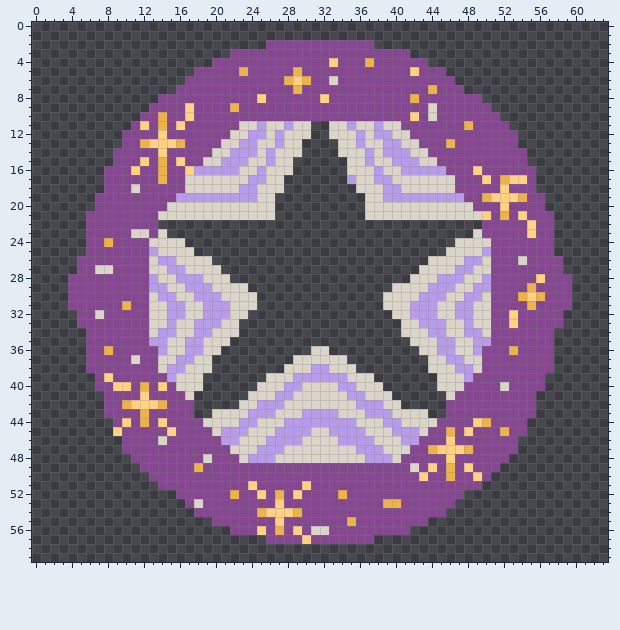
A pixel-art file gets an edit: melon-jam/fonts/timer-remodel.aseprite. The picture above is the old version.
64x60 pixels, 1 frame.
After:
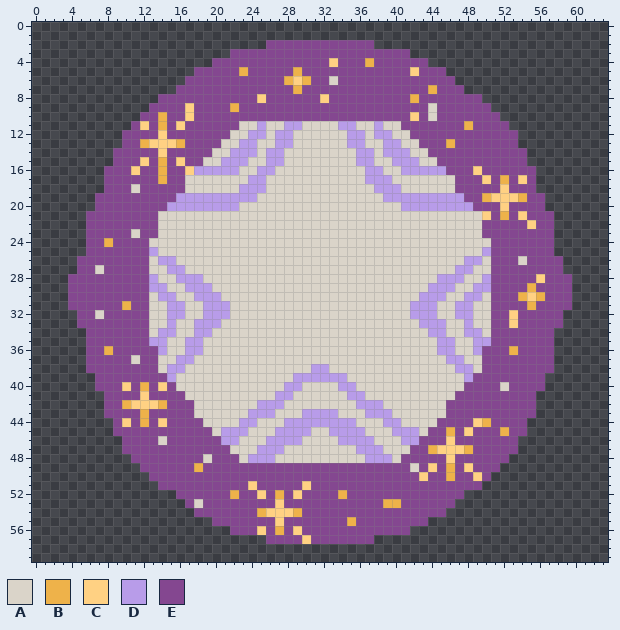
Palette (. is transparent): A #dad4c9  B #eeb24a  C #ffd183  D #b89ce9  E #844790
The exact change:
@@ x 0..63 @@
 10 ............EEBEECEEEEEEEEEEEEEEEEEEEEEEEECEAEEEEEEE............
-11 ...........ECEBECEEEEEEAADAADAA..AADAADAAEEEEEEEBEEEE...........
-12 ..........EEEECEEEEEEEAADDADAAA..AAADADDAAEEEEEEEEEEEE..........
-13 ..........EEBCCCBEEEEAADDAADAA....AADAADDAAEEEBEEEEEEE..........
-14 .........EEEEECEEEEEAADDDADAAA....AAADADDDAAEEEEEEEEEEE.........
-15 .........EEECEBECEEAADDDAADAA......AADAADDDAAEEEEEEEEEE.........
-16 ........EEECEEBEECDDDDDAADAAA......AAADAADDDDDEEECEEEEEE........
-17 ........EEEEEEBEEAAAAAAADDAA.......DAADDAAAAAAAEEECEBCCE........
-18 ........EEEAEEEEEAAAAAADDAAA........AAADDAAAAAAEEEEECEEE........
-19 .......EEEEEEEEEDDDDDDDDDAA..........AADDDDDDDDDEEBCCCBEE.......
-20 .......EEEEEEEEAAAAAAAAAAAA..........AAAAAAAAAAAAEEECEEEE.......
-21 ......EEEEEEEEAAAAAAAAAAAAA..........AAAAAAAAAAAAACEBECEEE......
-22 ......EEEEEEEE....................................EEEEECEE......
-23 ......EEEEEAAEA..................................AEEEEECEE......
-24 ......EEBEEEEAAAA..............................AAAAEEEEEEE......
-25 ......EEEEEEEDAAAA............................AAAADEEEEEEE......
-26 .....EEEEEEEEADDAAAA........................AAAADDAEEEAEEEE.....
-27 .....EEAAEEEEAADDAAAA......................AAAADDAAEEEEEEEE.....
-28 ....EEEEEEEEEDAADDDAAA....................AAADDDAADEEEEECEEE....
-29 ....EEEEEEEEEDDAADDDAAAA................AAAADDDAADDEEEEBEEEE....
-30 ....EEEEEEEEEADDAADDDAAAA..............AAAADDDAADDAEEEBCBEEE....
-31 ....EEEEEEBEEAADDAADDDAAA..............AAADDDAADDAAEEEEBEEEE....
-32 .....EEAEEEEEAADDAADDDAA................AADDDAADDAAEECEEEEE.....
-33 .....EEEEEEEEAADAADDDAA..................AADDDAADAAEECEEEEE.....
-34 ......EEEEEEEADDAADDAAA..................AAADDAADDAEEEEEEE......
-35 ......EEEEEEEDDAADDAAA....................AAADDAADDEEEEEEE......
-36 ......EEBEEEEEDAADDAA..........AA..........AADDAADEEEBEEEE......
-37 ......EEEEEAEEAADDAA.........AAAAAA.........AADDAAEEEEEEEE......
-38 ......EEEEEEEEADDAAA........AAADDAAA........AAADDAEEEEEEEE......
-39 .......ECEEEEEEDAAA.......AAADDDDDDAAA.......AAADEEEEEEEE.......
-40 .......EECCEBECEAAA......AAADDAAAADDAAA......AAAEEEEAEEEE.......
-41 ........EEEECEEEEA......AAADDAAAAAADDAAA......AEEEEEEEEE........
-42 ........EEBCCCBEEE.....AADDDAAAAAAAADDDAA.....EEEEEEEEEE........
-43 ........EEEEBEEEEE..AAAADDDAAADDDDAAADDDAAAA..EEEEEEEEEE........
+11 ...........ECEBECEEEEEEAADAADDAAAADDAADAAEEEEEEEBEEEE...........
+12 ..........EEEECEEEEEEEAADDADDAAAAAADDADDAAEEEEEEEEEEEE..........
+13 ..........EEBCCCBEEEEAADDAADDAAAAAADDAADDAAEEEBEEEEEEE..........
+14 .........EEEEECEEEEEAADDDADDAAAAAAAADDADDDAAEEEEEEEEEEE.........
+15 .........EEECEBECEEAADDDAADDAAAAAAAADDAADDDAAEEEEEEEEEE.........
+16 ........EEECEEBEECDDDDDAADDAAAAAAAAAADDAADDDDDEEECEEEEEE........
+17 ........EEEEEEBEEAAAAAAADDAAAAAAAAAAADDDAAAAAAAEEECEBECE........
+18 ........EEEAEEEEEAAAAAADDDAAAAAAAAAAAADDDAAAAAAEEEEECEEE........
+19 .......EEEEEEEEEDDDDDDDDDAAAAAAAAAAAAAADDDDDDDDDEEBCCCBEE.......
+20 .......EEEEEEEEDDDDDDDDAAAAAAAAAAAAAAAAAADDDDDDDDEEECEEEE.......
+21 ......EEEEEEEEAAAAAAAAAAAAAAAAAAAAAAAAAAAAAAAAAAAACEBECEEE......
+22 ......EEEEEEEEAAAAAAAAAAAAAAAAAAAAAAAAAAAAAAAAAAAAEEEEECEE......
+23 ......EEEEEAEEAAAAAAAAAAAAAAAAAAAAAAAAAAAAAAAAAAAAEEEEEEEE......
+24 ......EEBEEEEAAAAAAAAAAAAAAAAAAAAAAAAAAAAAAAAAAAAAAEEEEEEE......
+25 ......EEEEEEEDAAAAAAAAAAAAAAAAAAAAAAAAAAAAAAAAAAAADEEEEEEE......
+26 .....EEEEEEEEADDAAAAAAAAAAAAAAAAAAAAAAAAAAAAAAAADDAEEEAEEEE.....
+27 .....EEAEEEEEAADDAAAAAAAAAAAAAAAAAAAAAAAAAAAAAADDAAEEEEEEEE.....
+28 ....EEEEEEEEEDAADDDAAAAAAAAAAAAAAAAAAAAAAAAAADDDAADEEEEECEEE....
+29 ....EEEEEEEEEDDAADDDAAAAAAAAAAAAAAAAAAAAAAAADDDAADDEEEEBEEEE....
+30 ....EEEEEEEEEADDAADDDAAAAAAAAAAAAAAAAAAAAAADDDAADDAEEEBCBEEE....
+31 ....EEEEEEBEEAADDAADDDAAAAAAAAAAAAAAAAAAAADDDAADDAAEEEEBEEEE....
+32 .....EEAEEEEEAADDAADDDAAAAAAAAAAAAAAAAAAAADDDAADDAAEECEEEEE.....
+33 .....EEEEEEEEAADAADDDAAAAAAAAAAAAAAAAAAAAAADDDAADAAEECEEEEE.....
+34 ......EEEEEEEADDAADDAAAAAAAAAAAAAAAAAAAAAAAADDAADDAEEEEEEE......
+35 ......EEEEEEEDDAADDAAAAAAAAAAAAAAAAAAAAAAAAAADDAADDEEEEEEE......
+36 ......EEBEEEEEDAADDAAAAAAAAAAAAAAAAAAAAAAAAAADDAADEEEBEEEE......
+37 ......EEEEEAEEAADDAAAAAAAAAAAAAAAAAAAAAAAAAAAADDAAEEEEEEEE......
+38 ......EEEEEEEEADDAAAAAAAAAAAAAADDAAAAAAAAAAAAAADDAEEEEEEEE......
+39 .......EEEEEEEEDAAAAAAAAAAAAADDDDDDAAAAAAAAAAAAADEEEEEEEE.......
+40 .......EEECEBECEAAAAAAAAAAAADDAAAADDAAAAAAAAAAAAEEEEAEEEE.......
+41 ........EEEECEEEEAAAAAAAAAADDAAAAAADDAAAAAAAAAAEEEEEEEEE........
+42 ........EEBCCCBEEEAAAAAAADDDAAAAAAAADDDAAAAAAAEEEEEEEEEE........
+43 ........EEEEBEEEEEAAAAAADDDAAADDDDAAADDDAAAAAAEEEEEEEEEE........
 44 .........ECEBECEEEEAAAADDAAADDDDDDDDAAADDAAAAEEEECBEEEE.........
-45 .........CEEEEECEEEEADDDAAADDDDAADDDDAAADDDAEEBECEEEBEE.........
+45 .........EEEEEEEEEEEADDDAAADDDDAADDDDAAADDDAEEBECEEEBEE.........
 46 ..........EEEEAEEEEEEDDAAADDDDAAAADDDDAAADDEEECEEEEEEE..........
@@ x 29..34 @@
 55 EEEEEE
-56 CEAAEE
+56 CEEEEE
 57 ECEEEE
Changed places in both pictures, as pixel boxes (x1, y1, x2, y2):
changed: (140, 121, 518, 436)
changed: (527, 229, 536, 238)
changed: (104, 265, 113, 274)
changed: (104, 373, 122, 391)
changed: (113, 427, 122, 436)
changed: (311, 526, 329, 535)
